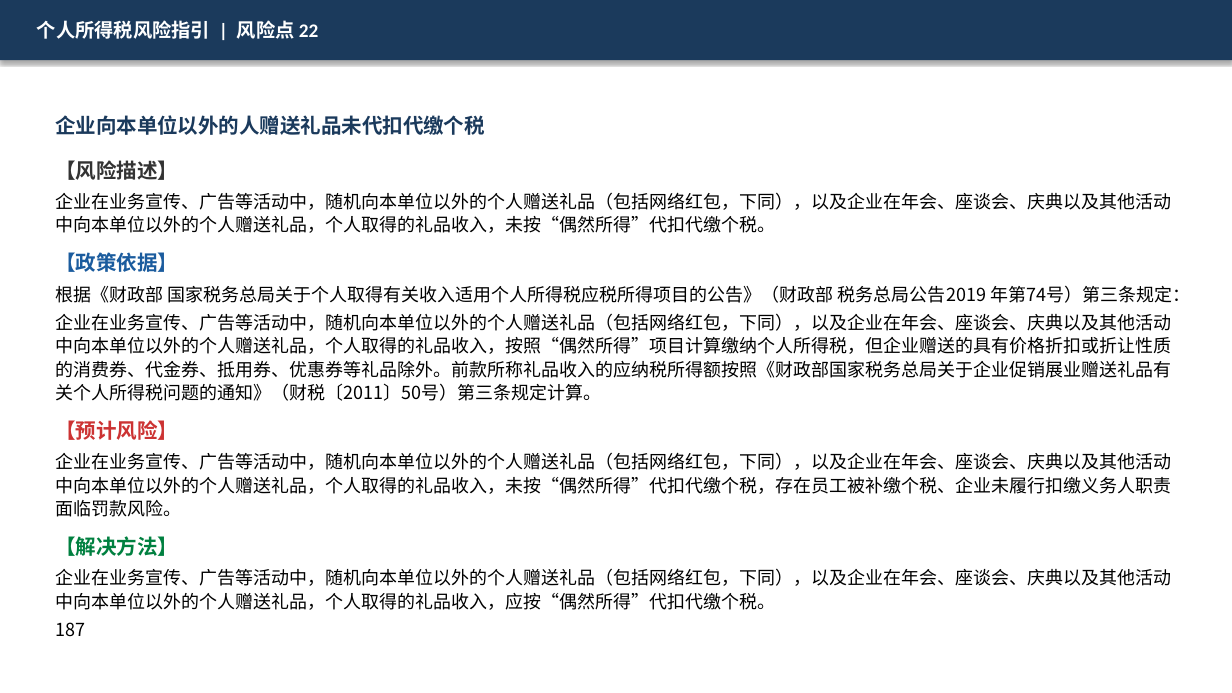
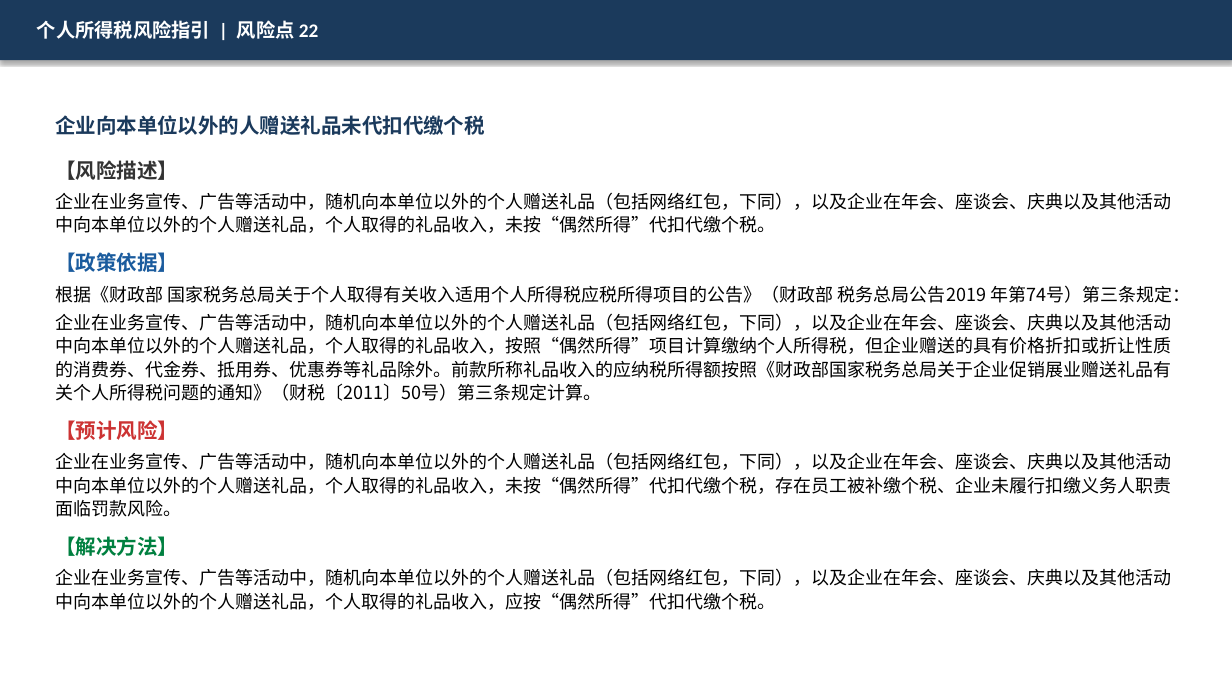
Before and after one commit to SlainTroyard/ppt, a slide deck: slide 23 of ppts_output_v3/03_个人所得税风险指引.pptx. Drawn at 1232x693 pixels with LibreOffice and Linux fonts; fonts in the diff are those of the drawing. Boxes give left, top, right and bottom in pixels: in the first picture for what was removed or moved away, otherwise in the second. Text is boxed around its words. In the diff, an @@ line names an element or a change of style, - is before the commit and + after.

```diff
--- a/ppts_output_v3/03_个人所得税风险指引.pptx
+++ b/ppts_output_v3/03_个人所得税风险指引.pptx
@@ text at (55,622,85,637): paragraph removed @@
-187
```
Also in this commit, not shown: 4 other slides changed, 20 other files.
